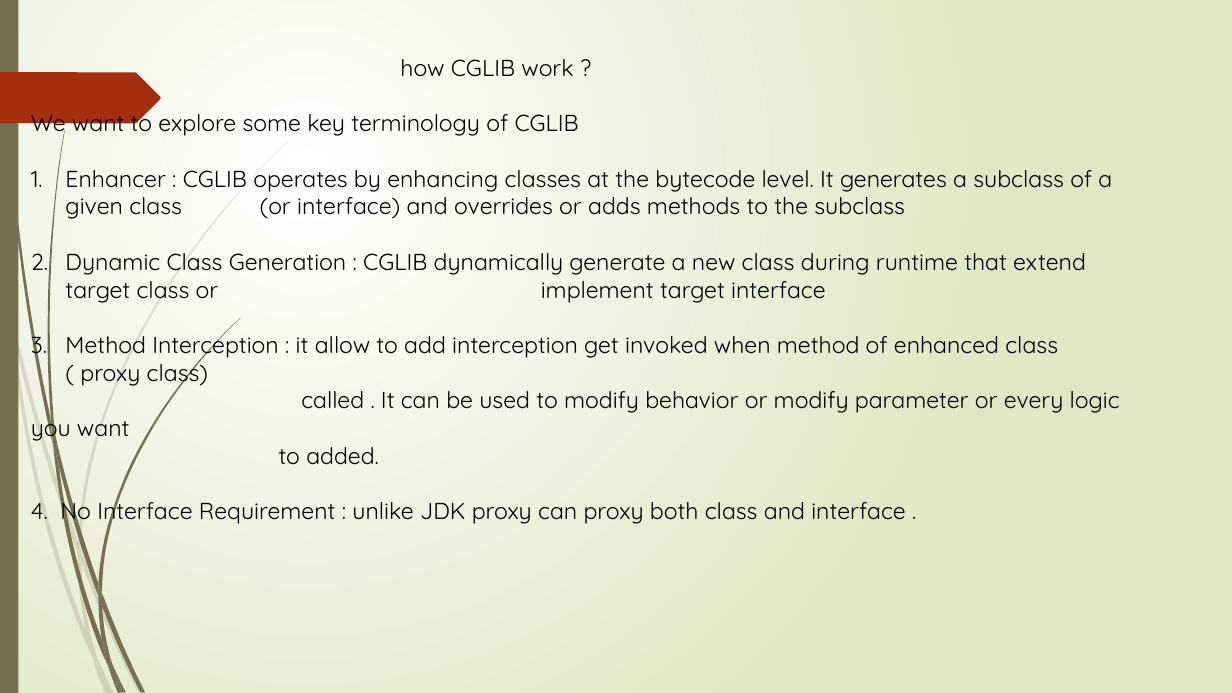
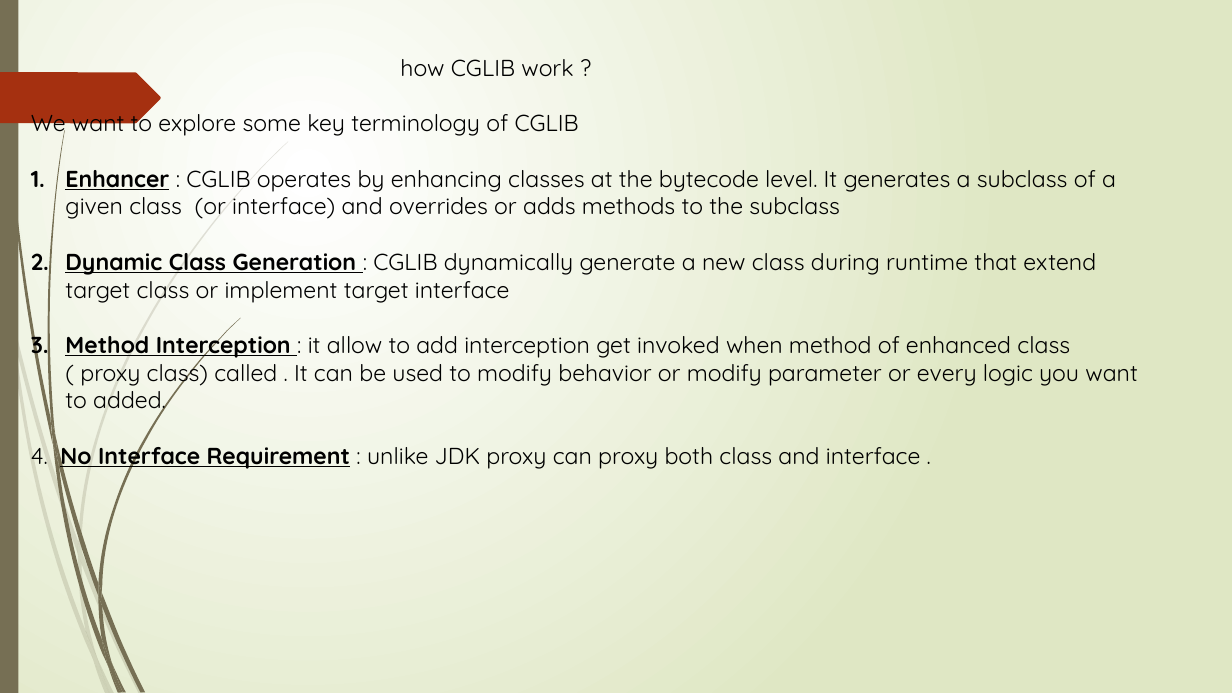
Before and after one commit to nasrmohammad4804/dynamic-proxy-presentation, a slide deck: slide 16 of DYNAMIC PROXY.pptx. Drawn at 1232x693 pixels with LibreOffice and Linux fonts; fonts in the diff are those of the drawing. Boxes give left, top, right and bottom in pixels: in the first picture for what was removed or moved away, otherwise in the second. Text is boxed around its words. In the diff, an @@ line names an element or a change of style, - is before the commit and + after.

Commit message:
add some changes to slide of dynamic proxy

```diff
--- a/DYNAMIC PROXY.pptx
+++ b/DYNAMIC PROXY.pptx
@@ text at box(31, 170, 1116, 470): bold on, underline on in "Enhancer", "Dynamic Class Generation", "No Interface Requirement" @@
@@ text at box(65, 329, 1138, 415): text changed @@
-3. Method Interception : it allow to add interception get invoked when method of enhanced class ( proxy class)
-called . It can be used to modify behavior or modify parameter or every logic you want
-to added.
+3. Method Interception : it allow to add interception get invoked when method of enhanced class ( proxy class) called . It can be used to modify behavior or modify parameter or every logic you want to added.
```
Also in this commit, not shown: 9 other slides changed, 1 slide added, 1 slide removed.
